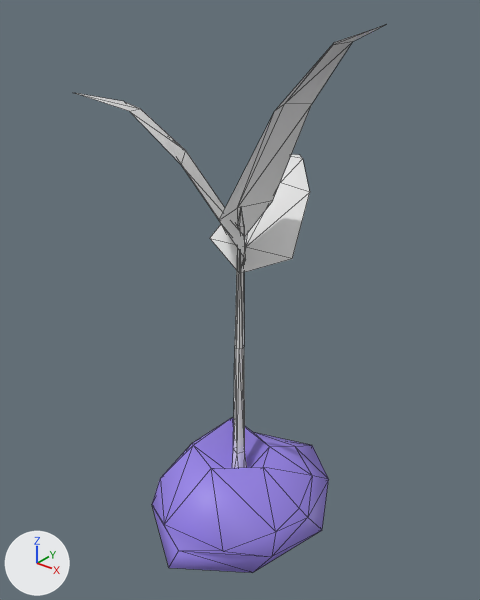
Before and after pictures for a commit that changed the glTF model models/whGroundFernSapling.glb.
Camera for both pictures: a 50 mm lens placed at (0.688, -0.858, 0.957), pointed at (-0.027, 0.035, 0.403). Every picture has the same lights, and +X, +Y and +Z are marked at lower left. The first picture is the older version. Mesh edges are drawn as thin lines.

The first picture shows 'Icosphere', 'leaf base.004'.
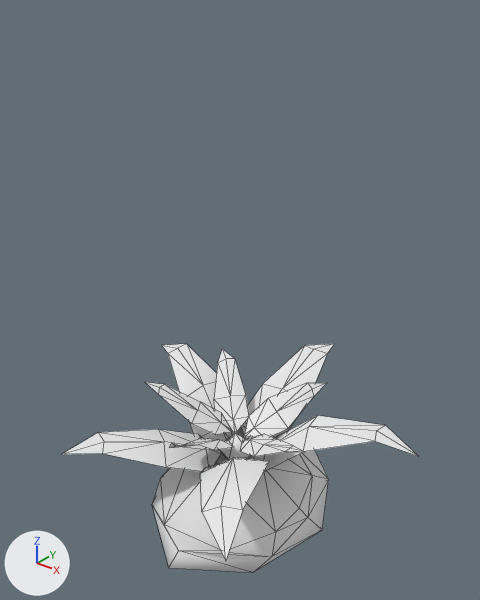
Boxes [x1, y1, x2, y2] around the edits, measured in the pictures (480 x 600 px):
'leaf base.002', added
    after: [63, 344, 418, 561]
'Icosphere', recoloured (blue to white)
    both: [152, 438, 329, 573]
'leaf base.004', deleted
    before: [76, 24, 387, 468]
    faces in mat_groundfernleaf (white #e7e7e7): [76, 24, 387, 273]
    faces in mat_groundfernstem (white #e7e7e7): [232, 207, 247, 468]

The change in detail:
Material 'dirt' (mat_dirt) changes colour from blue #9783e7 to white #e7e7e7; in linear values from (0.31, 0.226, 0.8) to (0.8, 0.8, 0.8).
Mesh me_plane_007 is new.
It has 133 vertices, 155 faces and spans x -0.333..0.336, y -0.286..0.352, z 0.057..0.223.
It uses material mat_groundfernleaf (white #e7e7e7).
Object 'leaf base.004' (ob_leaf_base_004) is deleted.
Object 'leaf base.002' (ob_leaf_base_002) is new; it shows me_plane_007.
Its location is (0.0, 0.0, 0.0).
